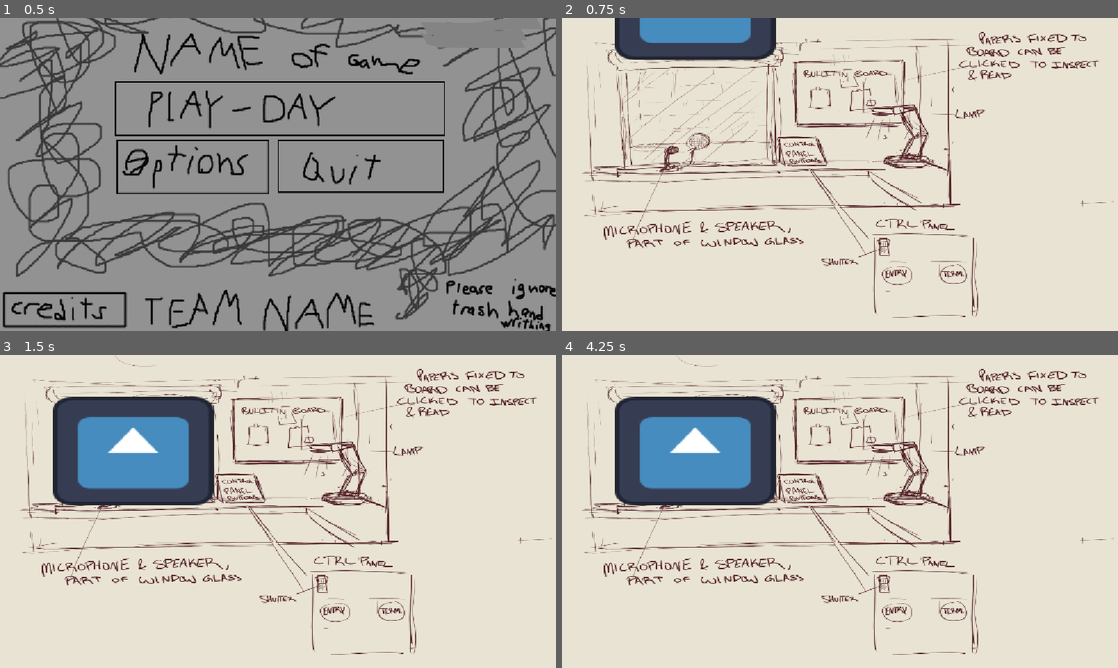
Above: before the commit, frames 1-4 (two rows, left to right).
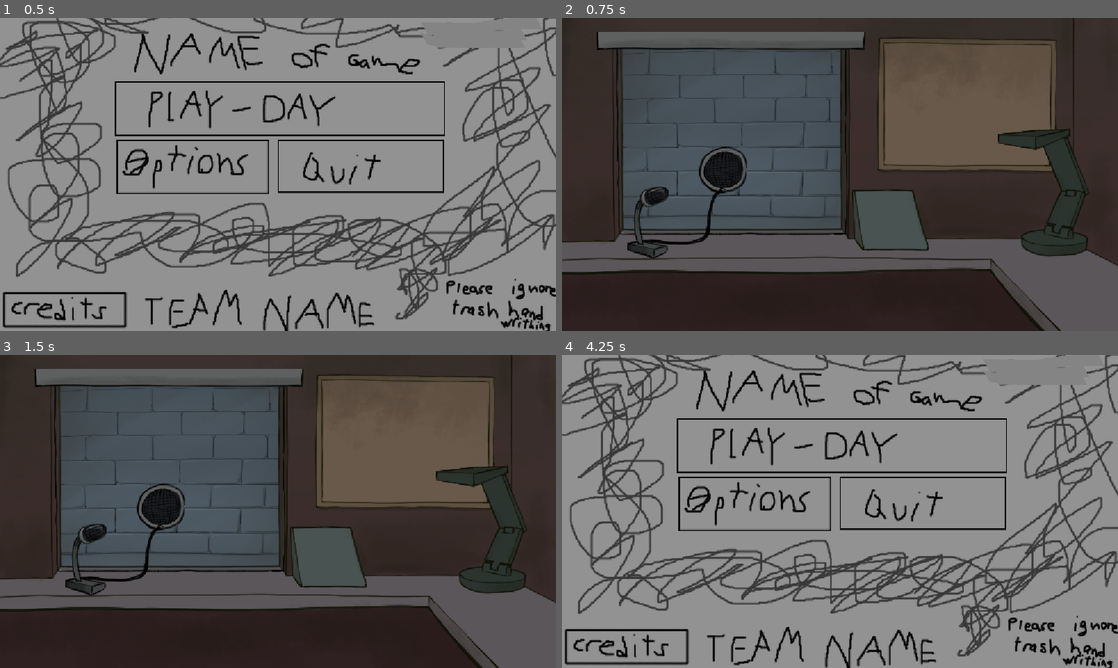
Above: after the commit, the same moments.

Repository: Primroseprime/TrustNoOne-BGJ26
Game: Godot game, scene res://Scenes/Root Scene/root.tscn
The game is run twice, just before and just after one commit, with the same random seed, the same clock (stepped at 60 frames per second) and the same inputs. The engine's default icon, where the game draws it, is replaced by a stand-in: a white triangle on a blue panel in a dark square.
Inputs (mouse positions are in pixels of both pictures, inside the frame that each line leads up to):
- Up to frame 1 (0.5 s): no input
- Up to frame 2 (0.75 s): tap Enter at 0.5 s; move the mouse to (840, 108) at 0.52 s; press the mouse at (840, 108) at 0.53 s
- Up to frame 3 (1.5 s): tap Space at 1.25 s; move the mouse to (322, 583) at 1.27 s; release the mouse at (322, 583) at 1.28 s; click (322, 583) at 1.35 s
- Up to frame 4 (4.25 s): tap Enter at 2, 3.5 s; move the mouse to (851, 430) at 2.02 s; press the mouse at (851, 430) at 2.03 s; tap Space at 2.75 s; move the mouse to (812, 574) at 2.77 s; release the mouse at (812, 574) at 2.78 s; click (812, 574) at 2.85 s; move the mouse to (1006, 558) at 3.52 s; press the mouse at (1006, 558) at 3.53 s; tap Escape (ESC) at 4.15 s

Frame 1 is identical in both runs. In frame 2, 99% of the frame differs, in the area x 0-100%, y 0-100%; in frame 3, 96%; in frame 4, 99%.

Commit message:
Office Update - Added New Assets

Diff:
--- a/Scenes/Office Scenes/Note Scene/notes_root.tscn
+++ b/Scenes/Office Scenes/Note Scene/notes_root.tscn
@@ -1,11 +1,13 @@
 [gd_scene format=3 uid="uid://5a5rmhyy08nb"]
 
-[ext_resource type="Texture2D" uid="uid://j8my61f7tygl" path="res://Assets/icon.svg" id="1_33ifb"]
+[ext_resource type="Texture2D" uid="uid://ca3ipgib45sdq" path="res://Assets/Office Assets/Flat Office Items/office_inside.png" id="1_vmehy"]
 
 [node name="Notes Root" type="Node2D" unique_id=1149129929]
 z_index = 1
 
 [node name="Background" type="Sprite2D" parent="." unique_id=465234204]
-modulate = Color(1, 1, 1, 0.49019608)
-scale = Vector2(8, 4.5)
-texture = ExtResource("1_33ifb")
+position = Vector2(-590.5555, 327.43747)
+scale = Vector2(1.6387502, 1.6387502)
+texture = ExtResource("1_vmehy")
+
+[node name="Camera2D" type="Camera2D" parent="." unique_id=954564558]
--- a/Scenes/Office Scenes/Office Scene/office.tscn
+++ b/Scenes/Office Scenes/Office Scene/office.tscn
@@ -1,41 +1,90 @@
 [gd_scene format=3 uid="uid://d7ueom841gag"]
 
 [ext_resource type="Script" uid="uid://c7oaby3d2puuh" path="res://Scenes/Office Scenes/office.gd" id="1_bbr46"]
-[ext_resource type="Texture2D" uid="uid://de67irbi61q7g" path="res://Assets/Office Assets/Temp-Office Background.png" id="1_xpyfn"]
 [ext_resource type="Script" uid="uid://hq12832svqie" path="res://Scenes/Office Scenes/Office Scene/shutter.gd" id="2_bbr46"]
-[ext_resource type="Texture2D" uid="uid://j8my61f7tygl" path="res://Assets/icon.svg" id="3_n7dka"]
-[ext_resource type="PackedScene" uid="uid://blsamu8o0bf8l" path="res://Scenes/Universal Scenes/button.tscn" id="5_vufs4"]
+[ext_resource type="Texture2D" uid="uid://cv1oclsy0aw7e" path="res://Assets/Office Assets/Flat Office Items/office_outside.png" id="2_u6ljo"]
+[ext_resource type="Texture2D" uid="uid://ca3ipgib45sdq" path="res://Assets/Office Assets/Flat Office Items/office_inside.png" id="3_l46ab"]
+[ext_resource type="Texture2D" uid="uid://6se0n0jla7do" path="res://Assets/Office Assets/Flat Office Items/office_glass.png" id="3_tki30"]
+[ext_resource type="Texture2D" uid="uid://cocgp4ylkwsco" path="res://Assets/Office Assets/Flat Office Items/office_shuttersOpen.png" id="4_l46ab"]
+[ext_resource type="Texture2D" uid="uid://1e8xidacn83m" path="res://Assets/Office Assets/Flat Office Items/office_shuttersClosed.png" id="5_g7i5u"]
+[ext_resource type="Texture2D" uid="uid://dyvbce8vxo4fc" path="res://Assets/Office Assets/Flat Office Items/office_speaker.png" id="5_gh1ww"]
+[ext_resource type="Texture2D" uid="uid://bar3xrohd05f8" path="res://Assets/Office Assets/Flat Office Items/office_microphone.png" id="6_0vd08"]
+
+[sub_resource type="AtlasTexture" id="AtlasTexture_74soc"]
+atlas = ExtResource("4_l46ab")
+region = Rect2(0, 0, 1600, 900)
+
+[sub_resource type="AtlasTexture" id="AtlasTexture_tki30"]
+atlas = ExtResource("5_g7i5u")
+region = Rect2(0, 0, 1600, 900)
+
+[sub_resource type="SpriteFrames" id="SpriteFrames_gh1ww"]
+animations = [{
+"frames": [{
+"duration": 1.0,
+"texture": SubResource("AtlasTexture_74soc")
+}, {
+"duration": 1.0,
+"texture": SubResource("AtlasTexture_tki30")
+}],
+"loop": true,
+"name": &"default",
+"speed": 1.0
+}]
 
 [sub_resource type="RectangleShape2D" id="RectangleShape2D_4lxjs"]
 size = Vector2(29, 48)
 
+[sub_resource type="SpriteFrames" id="SpriteFrames_74soc"]
+
 [node name="Office Root" type="Node2D" unique_id=619687857]
 script = ExtResource("1_bbr46")
 
-[node name="Background" type="Sprite2D" parent="." unique_id=835705051]
-position = Vector2(-2.2888184e-05, -2.3841858e-06)
-scale = Vector2(1.1659919, 0.8459529)
-texture = ExtResource("1_xpyfn")
+[node name="Office Assets" type="Node" parent="." unique_id=2027256085]
+
+[node name="Background" type="Sprite2D" parent="Office Assets" unique_id=835705051]
+position = Vector2(-3.0517578e-05, 60.000015)
+scale = Vector2(1, 0.726)
+texture = ExtResource("2_u6ljo")
+
+[node name="Office" type="Sprite2D" parent="Office Assets" unique_id=832713826]
+position = Vector2(5.531311e-05, -2.5570393e-05)
+scale = Vector2(0.71999997, 0.71999997)
+texture = ExtResource("3_l46ab")
+
+[node name="Glass" type="Sprite2D" parent="Office Assets" unique_id=1206111189]
+position = Vector2(1.6666899, -0.49998856)
+scale = Vector2(0.7233333, 0.7233334)
+texture = ExtResource("3_tki30")
+
+[node name="Speaker" type="Sprite2D" parent="Office Assets" unique_id=172334393]
+position = Vector2(79, -73)
+texture = ExtResource("5_gh1ww")
+
+[node name="Microphone" type="Sprite2D" parent="Office Assets" unique_id=935067727]
+z_index = 1
+position = Vector2(156, -62)
+texture = ExtResource("6_0vd08")
 
 [node name="Shutter" type="Node" parent="." unique_id=853597080]
 
 [node name="Shutter Button Area" type="Area2D" parent="Shutter" unique_id=1950306858]
 script = ExtResource("2_bbr46")
 
-[node name="Shutter Sprite" type="Sprite2D" parent="Shutter/Shutter Button Area" unique_id=263724383]
-position = Vector2(-300, -350.00003)
-scale = Vector2(2.6015625, 1.7578127)
-texture = ExtResource("3_n7dka")
+[node name="Shutter Sprite" type="AnimatedSprite2D" parent="Shutter/Shutter Button Area" unique_id=1013428177]
+position = Vector2(-7.0000143, 7.000041)
+scale = Vector2(0.7075001, 0.6733334)
+sprite_frames = SubResource("SpriteFrames_gh1ww")
+frame_progress = 0.3152963
 
 [node name="Collision Shape" type="CollisionShape2D" parent="Shutter/Shutter Button Area" unique_id=1479526757]
-position = Vector2(90.5, 151)
+position = Vector2(84, 80)
 shape = SubResource("RectangleShape2D_4lxjs")
 
 [node name="Notes Board" type="Node" parent="." unique_id=188710210]
 
-[node name="Button Area" parent="Notes Board" unique_id=32204986 instance=ExtResource("5_vufs4")]
-position = Vector2(20.000002, -169)
-scale = Vector2(11, 6)
+[node name="Notes" type="AnimatedSprite2D" parent="Notes Board" unique_id=2059305387]
+sprite_frames = SubResource("SpriteFrames_74soc")
 
 [connection signal="mouse_entered" from="Shutter/Shutter Button Area" to="Shutter/Shutter Button Area" method="_on_mouse_entered"]
 [connection signal="mouse_exited" from="Shutter/Shutter Button Area" to="Shutter/Shutter Button Area" method="_on_mouse_exited"]
--- a/Scenes/Office Scenes/Office Scene/shutter.gd
+++ b/Scenes/Office Scenes/Office Scene/shutter.gd
@@ -25,14 +25,10 @@
 # Sprite Movement
 func Shutter_Animation():
 
-	# Move shutter to close (pos.y = 125.0)
+	# Recode
 	if Shutter_closed:
-		print($"Shutter Sprite".global_position.y)
-		$"Shutter Sprite".global_position.y += 225.0
-		print($"Shutter Sprite".global_position.y)
+		pass
 
-	# Move shutter to open (pos.y = 350.0)
+	# Recode
 	elif !Shutter_closed:
-		print($"Shutter Sprite".global_position.y)
-		$"Shutter Sprite".global_position.y -= 225.0
-		print($"Shutter Sprite".global_position.y)
+		pass
--- a/Scenes/Office Scenes/office.gd
+++ b/Scenes/Office Scenes/office.gd
@@ -1,11 +1,8 @@
 extends Node2D
-
-# Scenes
-@onready var Notes_Scene = preload("res://Scenes/Office Scenes/Note Scene/notes_root.tscn").instantiate()
 
 # Signal Connect
 func _ready() -> void:
-	$"Notes Board/Button Area".connect("Clicked", Open_Notes)
+	pass
 
 # Var
 var Notes_Opened := false
@@ -13,26 +10,7 @@
 # Signal
 signal Game_State_Menu
 
-# Add Scene
-func Open_Notes():
-	add_child(Notes_Scene)
-	Notes_Opened = true
-	Disable_Office_Interaction()
-
 # Remove Scene
 func _input(event: InputEvent) -> void:
 	if event.is_action_pressed("ESC"):
-		if Notes_Opened:
-			remove_child(Notes_Scene)
-			Notes_Opened = false
-			Enable_Office_Interaction()
-		else:
-			emit_signal("Game_State_Menu")
-
-func Disable_Office_Interaction():
-	$"Notes Board/Button Area".input_pickable = false
-	$"Shutter/Shutter Button Area".input_pickable = false
-
-func Enable_Office_Interaction():
-	$"Notes Board/Button Area".input_pickable = true
-	$"Shutter/Shutter Button Area".input_pickable = true
+		emit_signal("Game_State_Menu")
